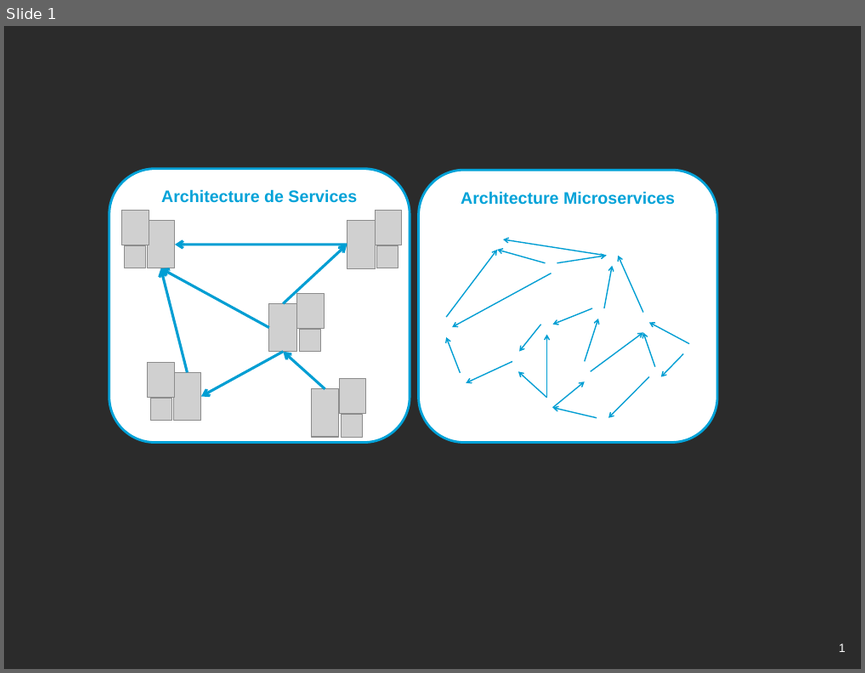
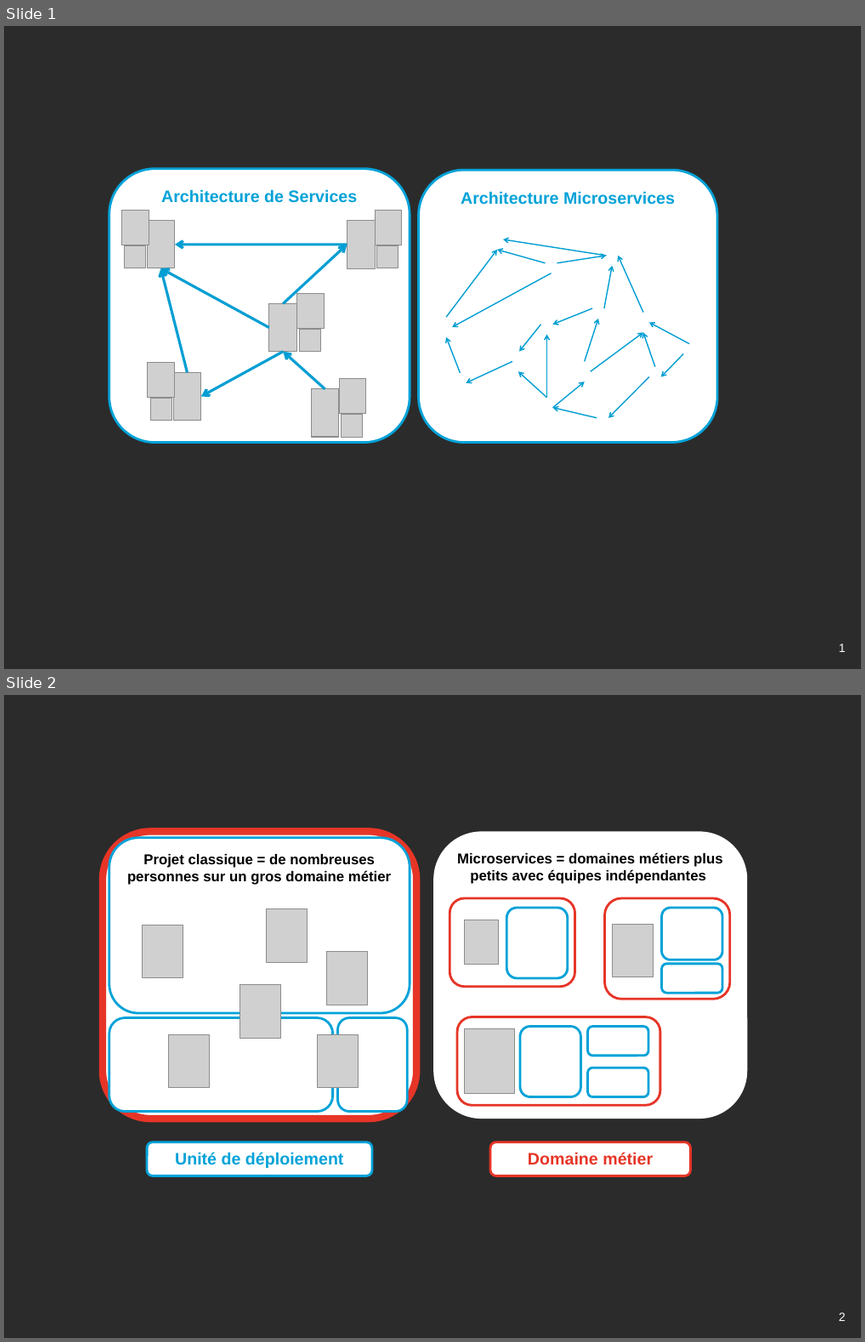
Before and after one commit to archiloque/blog, a slide deck: microservices/illus.pptx. Shown one above the other, each under a label of ours: slide 1 before the commit, slides 1 and 2 after it. The pictures are 865x673 and 865x1342 pixels, drawn with LibreOffice and Linux fonts; fonts in the diff are those of the drawing; grey boxes stand for pictures; background and template pictures are left out; a plain dark background stands for a picture behind light text. Boxes give left, top, right and bottom in pixels: in the first picture for what was removed or moved away, otherwise in the second. Text is boxed around its words. In the diff, an @@ line names an element or a change of style, - is before the commit and + after.

```diff
--- a/microservices/illus.pptx
+++ b/microservices/illus.pptx
@@ slide 2 added at [4,695,861,1338], background picture (left out); not listed: 1 template element that a slide beside it also shows @@
@@ rounded rectangle added at [103,831,416,1118], fill #FFFFFF, outline #E63527 6 pt @@
@@ rounded rectangle added at [109,837,410,1013], fill #FFFFFF, outline #00A2D8 2 pt, 12 pt, text #000000, bold @@
+Projet classique = de nombreuses personnes sur un gros domaine métier
@@ rounded rectangle added at [433,831,747,1118], fill #FFFFFF, 12 pt, text #000000, bold @@
+Microservices = domaines métiers plus petits avec équipes indépendantes
@@ rounded rectangle added at [449,898,574,987], fill #FFFFFF, outline #E63527 2 pt @@
@@ rounded rectangle added at [605,898,730,998], fill #FFFFFF, outline #E63527 2 pt @@
@@ picture added at [266,909,307,962] @@
@@ picture added at [464,920,498,964] @@
@@ rounded rectangle added at [507,907,568,978], fill #FFFFFF, outline #00A2D8 2 pt @@
@@ picture added at [613,924,653,977] @@
@@ rounded rectangle added at [661,907,722,959], fill #FFFFFF, outline #00A2D8 2 pt @@
@@ picture added at [142,925,183,978] @@
@@ picture added at [327,951,368,1004] @@
@@ rounded rectangle added at [661,964,722,993], fill #FFFFFF, outline #00A2D8 2 pt @@
@@ picture added at [239,985,281,1038] @@
@@ rounded rectangle added at [109,1018,333,1111], fill #FFFFFF, outline #00A2D8 2 pt @@
@@ rounded rectangle added at [337,1018,407,1111], fill #FFFFFF, outline #00A2D8 2 pt @@
@@ rounded rectangle added at [457,1017,660,1106], fill #FFFFFF, outline #E63527 2 pt @@
@@ rounded rectangle added at [520,1026,580,1096], fill #FFFFFF, outline #00A2D8 2 pt @@
@@ rounded rectangle added at [587,1026,648,1055], fill #FFFFFF, outline #00A2D8 2 pt @@
@@ picture added at [169,1034,210,1088] @@
@@ picture added at [318,1034,358,1088] @@
@@ picture added at [464,1028,514,1094] @@
@@ rounded rectangle added at [587,1067,648,1097], fill #FFFFFF, outline #00A2D8 2 pt @@
@@ rounded rectangle added at [147,1142,372,1175], fill #FFFFFF, outline #00A2D8 2 pt, 14 pt, text #00A2D8, bold @@
+Unité de déploiement
@@ rounded rectangle added at [491,1142,690,1175], fill #FFFFFF, outline #E63527 2 pt, 14 pt, text #E63527, bold @@
+Domaine métier
```
Also in this commit, not shown: 2 other files.
